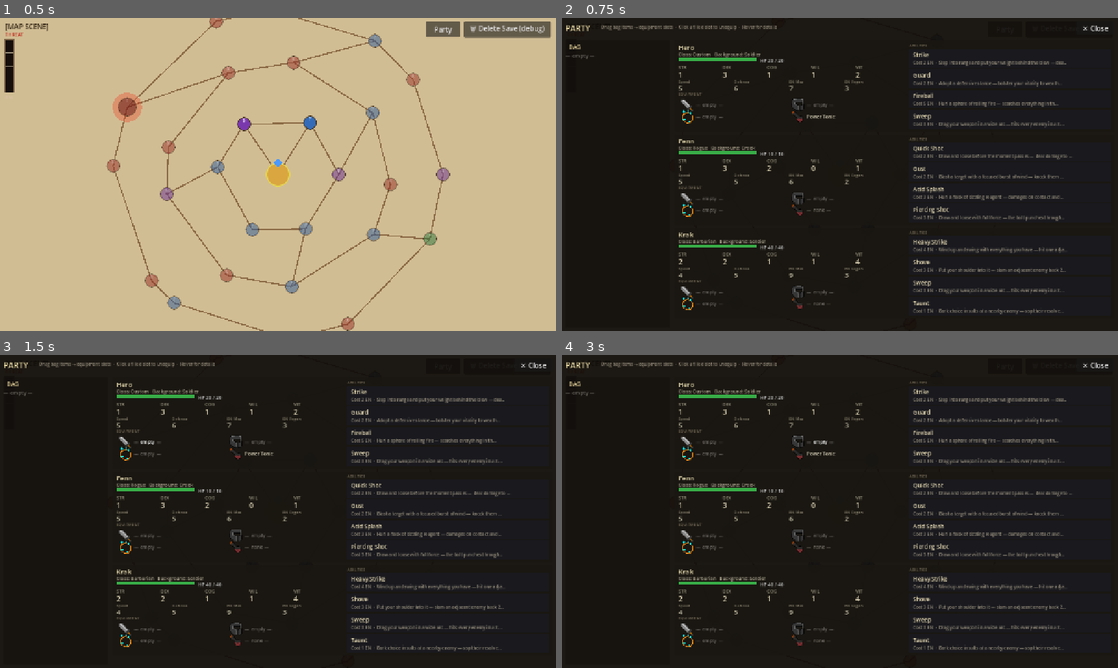
Above: before the commit, frames 1-4 (two rows, left to right).
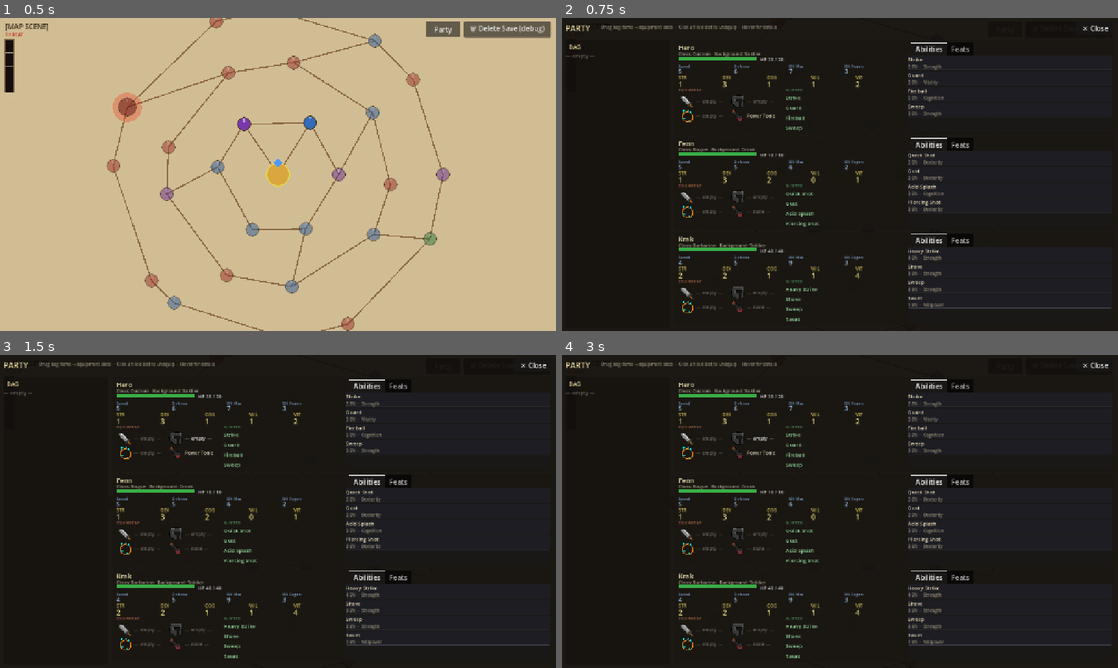
Above: after the commit, the same moments.

Repository: caleb-the-dev/RogueFinder
Game: Godot game, scene res://main.tscn
Two runs of this game, one before a commit and one after it. Both use one fixed random seed, a clock stepped at 60 frames per second and the inputs below.
Inputs:
- Up to frame 1 (0.5 s): no input
- Up to frame 2 (0.75 s): click "Party" at 0.5 s
- Up to frame 3 (1.5 s): click "— empty —" at 1.25 s
- Up to frame 4 (3 s): click "— empty —" at 2 s; click "— empty —" at 2.75 s

Frame 1 is identical in both runs. In frame 2, 7.8% of the frame differs, in the area x 21-99%, y 7-97%; in frame 3, 7.8%; in frame 4, 7.8%.

Commit message:
feat(ui): party sheet layout — blue/yellow/red/green zones + ability pool tabs
Restructures each member card:
- BLUE row: derived stats (Speed, Defense, EN Max, EN Regen) below HP bar
- YELLOW row: base attributes (STR DEX COG WIL VIT) with gold tint
- RED area: equipment 2x2 grid (left half of lower card)
- GREEN area: 4 slotted ability names beside equipment (right half, hover for details)
- PURPLE (right panel): TabContainer with Abilities pool list / Feats placeholder

Co-Authored-By: Claude Sonnet 4.6 <noreply@anthropic.com>

Diff:
--- a/rogue-finder/scripts/party/PartySheet.gd
+++ b/rogue-finder/scripts/party/PartySheet.gd
@@ -3,9 +3,9 @@
 
 ## --- PartySheet ---
 ## Full-screen overlay: LEFT = inventory bag (drag source),
-## MIDDLE = member cards each split stats+gear LEFT / abilities RIGHT.
-## Drag items from bag to slots. Click a filled slot to unequip.
-## Hover any stat, ability, or item for a tooltip description.
+## MIDDLE = member cards (stats left, pool tabs right),
+## Each card: header → HP → BLUE derived → YELLOW attrs → RED equip | GREEN slotted.
+## Purple tab panel on right side: Abilities pool / Feats (placeholder).
 ## Layer 20 — above all other UI.
 
 const VIEWPORT_W:    float = 1280.0
@@ -22,13 +22,13 @@
 const MID_X:         float = LEFT_X + LEFT_W + COL_GAP    ## = 258
 const MID_W:         float = VIEWPORT_W - MID_X - SIDE_M  ## = 1014
 
-## Within each member card: stats+gear left portion, abilities right portion
+## Within each member card: stats+gear left portion, ability pool tabs right portion
 const STATS_BG_W:    float = 530.0
-const ABIL_OFFSET:   float = 534.0   ## x offset within card for ability bg
+const ABIL_OFFSET:   float = 534.0   ## x offset within card for tab panel
 const ABIL_BG_W:     float = MID_W - ABIL_OFFSET  ## = 480
 
-## Member row sizing
-const MEMBER_H:      float = 210.0
+## Member row sizing — must fit 3 cards + 2 gaps in (VIEWPORT_H - CONTENT_TOP)
+const MEMBER_H:      float = 215.0
 const MEMBER_GAP:    float = 5.0
 const CONTENT_TOP:   float = HEADER_H + SIDE_M
 
@@ -255,7 +255,7 @@
 	card_bg.mouse_filter = Control.MOUSE_FILTER_IGNORE
 	parent.add_child(card_bg)
 
-	# Vertical divider between stats and abilities sections
+	# Vertical divider between left stats area and right tab panel
 	var divider := ColorRect.new()
 	divider.color = Color(0.28, 0.24, 0.18, 0.60)
 	divider.position = pos + Vector2(ABIL_OFFSET - 2.0, 4.0)
@@ -264,16 +264,20 @@
 	parent.add_child(divider)
 
 	_build_stats_gear(parent, member, pos, member_idx)
-	_build_abilities_section(parent, member, pos)
+	_build_ability_pool_tabs(parent, member, pos)
 
 ## --- Stats + Gear (left portion of card) ---
+## Layout top-to-bottom:
+##   Header (name, class/bg, HP bar)
+##   BLUE row: derived stats (Speed, Defense, EN Max, EN Regen)
+##   YELLOW row: base attributes (STR DEX COG WIL VIT)
+##   RED + GREEN row: equipment 2×2 grid (left) | 4 slotted abilities (right)
 
 func _build_stats_gear(parent: Control, member: CombatantData, card_pos: Vector2, member_idx: int) -> void:
 	var x: float = card_pos.x + 10.0
 	var inner_w: float = STATS_BG_W - 20.0   ## = 510
 	var y: float = card_pos.y + 5.0
 	var is_dead: bool = member.is_dead
-	var dim: Color = Color(0.55, 0.55, 0.55) if is_dead else Color(1.0, 1.0, 1.0)
 
 	# --- Name ---
 	var name_lbl := Label.new()
@@ -283,7 +287,7 @@
 	name_lbl.add_theme_color_override("font_color",
 		Color(0.72, 0.12, 0.08) if is_dead else Color(0.95, 0.90, 0.72))
 	parent.add_child(name_lbl)
-	y += 19.0
+	y += 18.0
 
 	# --- Class + Background ---
 	var bg_text: String = member.background if member.background != "" else "—"
@@ -291,12 +295,13 @@
 	meta_lbl.text = "Class: %s   Background: %s" % [member.unit_class, bg_text]
 	meta_lbl.position = Vector2(x, y)
 	meta_lbl.add_theme_font_size_override("font_size", 11)
-	meta_lbl.add_theme_color_override("font_color", Color(0.65, 0.62, 0.54).lerp(Color(0.4, 0.4, 0.4), 0.5 if is_dead else 0.0))
+	meta_lbl.add_theme_color_override("font_color",
+		Color(0.65, 0.62, 0.54).lerp(Color(0.4, 0.4, 0.4), 0.5 if is_dead else 0.0))
 	parent.add_child(meta_lbl)
-	y += 15.0
-
-	# --- HP Bar (shorter — 180px) + HP text ---
-	var bar_w: float  = 180.0
+	y += 14.0
+
+	# --- HP Bar (short — 180px) + HP text ---
+	var bar_w: float = 180.0
 	var hp_fill: float = float(member.current_hp) / float(max(member.hp_max, 1))
 	var bar_bg := ColorRect.new()
 	bar_bg.color = Color(0.12, 0.06, 0.06)
@@ -316,11 +321,43 @@
 	hp_lbl.text = "HP %d / %d" % [member.current_hp, member.hp_max]
 	hp_lbl.position = Vector2(x + bar_w + 8.0, y - 1.0)
 	hp_lbl.add_theme_font_size_override("font_size", 11)
-	hp_lbl.add_theme_color_override("font_color", Color(0.75, 0.75, 0.75).lerp(Color(0.4,0.4,0.4), 0.5 if is_dead else 0.0))
+	hp_lbl.add_theme_color_override("font_color",
+		Color(0.75, 0.75, 0.75).lerp(Color(0.4, 0.4, 0.4), 0.5 if is_dead else 0.0))
 	parent.add_child(hp_lbl)
 	y += 14.0
 
-	# --- Base Attributes (5 columns, spread out) ---
+	# --- BLUE: Derived Stats ---
+	var derived_defs: Array = [
+		["Speed",    str(member.speed),        "Speed\nMovement cells per turn.\n= 2 + DEX + gear bonuses"],
+		["Defense",  str(member.defense),      "Defense\nDamage reduction.\n= armor_defense + gear bonuses"],
+		["EN Max",   str(member.energy_max),   "Energy Max\nTotal energy pool.\n= 5 + VIT + gear bonuses"],
+		["EN Regen", str(member.energy_regen), "Energy Regen\nEnergy restored at turn start.\n= 2 + WIL + gear bonuses"],
+	]
+	var dcol_w: float = inner_w / float(derived_defs.size())
+	for i in range(derived_defs.size()):
+		var dd: Array = derived_defs[i]
+		var dx: float = x + float(i) * dcol_w
+		var dlbl := Label.new()
+		dlbl.text = dd[0]
+		dlbl.position = Vector2(dx, y + 1.0)
+		dlbl.add_theme_font_size_override("font_size", 9)
+		dlbl.add_theme_color_override("font_color",
+			Color(0.48, 0.62, 0.80).lerp(Color(0.35, 0.35, 0.35), 0.5 if is_dead else 0.0))
+		dlbl.tooltip_text = dd[2]
+		dlbl.mouse_filter = Control.MOUSE_FILTER_PASS
+		parent.add_child(dlbl)
+		var dval := Label.new()
+		dval.text = dd[1]
+		dval.position = Vector2(dx, y + 11.0)
+		dval.add_theme_font_size_override("font_size", 13)
+		dval.add_theme_color_override("font_color",
+			Color(0.68, 0.84, 1.00).lerp(Color(0.40, 0.40, 0.40), 0.5 if is_dead else 0.0))
+		dval.tooltip_text = dd[2]
+		dval.mouse_filter = Control.MOUSE_FILTER_PASS
+		parent.add_child(dval)
+	y += 26.0
+
+	# --- YELLOW: Base Attributes (5 columns) ---
 	var attr_defs: Array = [
 		["STR", member.strength,  "Strength\nDrives physical power. Used in attack formulas."],
 		["DEX", member.dexterity, "Dexterity\nSpeed = 2 + DEX cells of movement per turn."],
@@ -334,98 +371,83 @@
 		var ax: float = x + float(i) * col_w
 		var abbr := Label.new()
 		abbr.text = ad[0]
-		abbr.position = Vector2(ax, y + 2.0)
+		abbr.position = Vector2(ax, y + 1.0)
 		abbr.add_theme_font_size_override("font_size", 10)
-		abbr.add_theme_color_override("font_color", Color(0.60, 0.58, 0.50).lerp(Color(0.35,0.35,0.35), 0.5 if is_dead else 0.0))
+		abbr.add_theme_color_override("font_color",
+			Color(0.80, 0.72, 0.34).lerp(Color(0.35, 0.35, 0.35), 0.5 if is_dead else 0.0))
 		abbr.tooltip_text = ad[2]
 		abbr.mouse_filter = Control.MOUSE_FILTER_PASS
 		parent.add_child(abbr)
 		var val := Label.new()
 		val.text = str(ad[1])
-		val.position = Vector2(ax, y + 13.0)
-		val.add_theme_font_size_override("font_size", 17)
-		val.add_theme_color_override("font_color", Color(0.92, 0.88, 0.75).lerp(Color(0.45,0.45,0.45), 0.5 if is_dead else 0.0))
+		val.position = Vector2(ax, y + 12.0)
+		val.add_theme_font_size_override("font_size", 16)
+		val.add_theme_color_override("font_color",
+			Color(0.98, 0.92, 0.52).lerp(Color(0.45, 0.45, 0.45), 0.5 if is_dead else 0.0))
 		val.tooltip_text = ad[2]
 		val.mouse_filter = Control.MOUSE_FILTER_PASS
 		parent.add_child(val)
-	y += 33.0
-
-	# --- Derived Stats (4 cols — no HP Max, no Attack) ---
-	var derived_defs: Array = [
-		["Speed",    str(member.speed),       "Speed\nMovement cells per turn.\n= 2 + DEX + gear bonuses"],
-		["Defense",  str(member.defense),     "Defense\nDamage reduction.\n= armor_defense + gear bonuses"],
-		["EN Max",   str(member.energy_max),  "Energy Max\nTotal energy pool.\n= 5 + VIT + gear bonuses"],
-		["EN Regen", str(member.energy_regen),"Energy Regen\nEnergy restored at turn start.\n= 2 + WIL + gear bonuses"],
-	]
-	var dcol_w: float = inner_w / float(derived_defs.size())
-	for i in range(derived_defs.size()):
-		var dd: Array = derived_defs[i]
-		var dx: float = x + float(i) * dcol_w
-		var dlbl := Label.new()
-		dlbl.text = dd[0]
-		dlbl.position = Vector2(dx, y + 2.0)
-		dlbl.add_theme_font_size_override("font_size", 9)
-		dlbl.add_theme_color_override("font_color", Color(0.55, 0.52, 0.44).lerp(Color(0.35,0.35,0.35), 0.5 if is_dead else 0.0))
-		dlbl.tooltip_text = dd[2]
-		dlbl.mouse_filter = Control.MOUSE_FILTER_PASS
-		parent.add_child(dlbl)
-		var dval := Label.new()
-		dval.text = dd[1]
-		dval.position = Vector2(dx, y + 12.0)
-		dval.add_theme_font_size_override("font_size", 15)
-		dval.add_theme_color_override("font_color", Color(0.80, 0.78, 0.68).lerp(Color(0.40,0.40,0.40), 0.5 if is_dead else 0.0))
-		dval.tooltip_text = dd[2]
-		dval.mouse_filter = Control.MOUSE_FILTER_PASS
-		parent.add_child(dval)
 	y += 30.0
 
-	# --- Equipment section header ---
+	# --- RED Equipment + GREEN Slotted Abilities side by side ---
+	var equip_w: float  = inner_w * 0.46   ## ~234 px for equipment
+	var section_gap: float = 12.0
+	var abil_x: float   = x + equip_w + section_gap
+	var abil_w: float   = inner_w - equip_w - section_gap  ## remaining for slotted abilities
+
+	# Section headers
 	var eq_hdr := Label.new()
 	eq_hdr.text = "EQUIPMENT"
 	eq_hdr.position = Vector2(x, y)
 	eq_hdr.add_theme_font_size_override("font_size", 9)
-	eq_hdr.add_theme_color_override("font_color", Color(0.48, 0.44, 0.36))
+	eq_hdr.add_theme_color_override("font_color", Color(0.65, 0.40, 0.28))
 	parent.add_child(eq_hdr)
-	y += 12.0
-
-	# --- Equipment 2×2 grid (icon + name, no description) ---
+
+	var ab_hdr := Label.new()
+	ab_hdr.text = "SLOTTED"
+	ab_hdr.position = Vector2(abil_x, y)
+	ab_hdr.add_theme_font_size_override("font_size", 9)
+	ab_hdr.add_theme_color_override("font_color", Color(0.32, 0.60, 0.38))
+	parent.add_child(ab_hdr)
+	y += 13.0
+
+	# Equipment 2×2 grid — second row has a slightly wider gap for breathing room
 	var slot_defs: Array = [
-		[ICON_WEAPON,    member.weapon,    "weapon",    EquipmentData.Slot.WEAPON,    "WEAPON",    0],
-		[ICON_ARMOR,     member.armor,     "armor",     EquipmentData.Slot.ARMOR,     "ARMOR",     1],
-		[ICON_ACCESSORY, member.accessory, "accessory", EquipmentData.Slot.ACCESSORY, "ACCESSORY", 0],
-		[ICON_CONSUMABLE,null,             "consumable",SLOT_CONSUMABLE,              "CONSUMABLE",1],
+		[ICON_WEAPON,    member.weapon,    "weapon",    EquipmentData.Slot.WEAPON,    "WEAPON"],
+		[ICON_ARMOR,     member.armor,     "armor",     EquipmentData.Slot.ARMOR,     "ARMOR"],
+		[ICON_ACCESSORY, member.accessory, "accessory", EquipmentData.Slot.ACCESSORY, "ACCESSORY"],
+		[ICON_CONSUMABLE,null,             "consumable",SLOT_CONSUMABLE,              "CONSUMABLE"],
 	]
-	var cell_w: float = inner_w * 0.5   ## two columns
-	var row_h: float  = 24.0
-	var row_y_offsets: Array = [0.0, 0.0, row_h + 3.0, row_h + 3.0]
-	var row_x_offsets: Array = [0.0, cell_w, 0.0, cell_w]
+	var cell_w: float   = equip_w * 0.5
+	var row_h: float    = 26.0
+	var row2_gap: float = 7.0   ## extra gap before second equipment row
+	var eq_row_y: Array = [0.0, 0.0, row_h + row2_gap, row_h + row2_gap]
+	var eq_col_x: Array = [0.0, cell_w, 0.0, cell_w]
 
 	for i in range(slot_defs.size()):
-		var sd: Array     = slot_defs[i]
+		var sd: Array         = slot_defs[i]
 		var icon_path: String = sd[0]
 		var eq: EquipmentData = sd[1]
 		var slot_field: String = sd[2]
-		var slot_type: int = sd[3]
+		var slot_type: int    = sd[3]
 		var slot_label: String = sd[4]
 
-		var bx: float = x + row_x_offsets[i]
-		var by: float = y + row_y_offsets[i]
+		var bx: float = x + eq_col_x[i]
+		var by: float = y + eq_row_y[i]
 
 		var slot_btn := Button.new()
 		slot_btn.flat = true
 		slot_btn.position = Vector2(bx, by)
-		slot_btn.size = Vector2(cell_w - 4.0, row_h)
+		slot_btn.size = Vector2(cell_w - 2.0, row_h)
 		slot_btn.alignment = HORIZONTAL_ALIGNMENT_LEFT
 		slot_btn.add_theme_font_size_override("font_size", 11)
 
-		# Icon
 		var icon_tex: Texture2D = load(icon_path) as Texture2D
 		if icon_tex != null:
 			slot_btn.icon = icon_tex
 		slot_btn.icon_alignment = HORIZONTAL_ALIGNMENT_LEFT
 		slot_btn.expand_icon = false
 
-		# Text + tooltip
 		if slot_type == SLOT_CONSUMABLE:
 			if member.consumable != "":
 				var cd: ConsumableData = ConsumableLibrary.get_consumable(member.consumable)
@@ -448,7 +470,6 @@
 				slot_label.to_lower(), slot_label.to_lower()]
 			slot_btn.add_theme_color_override("font_color", Color(0.42, 0.40, 0.38))
 
-		# Click to unequip
 		if not is_dead:
 			if slot_type == SLOT_CONSUMABLE and member.consumable != "":
 				var mi: int = member_idx
@@ -457,7 +478,6 @@
 				var mi: int = member_idx; var sf: String = slot_field
 				slot_btn.pressed.connect(func(): _unequip_item(mi, sf))
 
-		# Drop target
 		var st: int = slot_type; var mi: int = member_idx; var sf: String = slot_field
 		slot_btn.set_drag_forwarding(
 			Callable(),
@@ -472,68 +492,114 @@
 
 		parent.add_child(slot_btn)
 
-## --- Abilities Section (right portion of card) ---
-
-func _build_abilities_section(parent: Control, member: CombatantData, card_pos: Vector2) -> void:
-	var ax: float = card_pos.x + ABIL_OFFSET + 8.0
-	var aw: float = ABIL_BG_W - 16.0   ## inner width
-	var y: float  = card_pos.y + 5.0
-	var is_dead: bool = member.is_dead
-
-	var hdr := Label.new()
-	hdr.text = "ABILITIES"
-	hdr.position = Vector2(ax, y)
-	hdr.add_theme_font_size_override("font_size", 9)
-	hdr.add_theme_color_override("font_color", Color(0.48, 0.44, 0.36))
-	parent.add_child(hdr)
-	y += 14.0
-
-	var slot_h: float = 43.0
-	var gap: float = 4.0
-
-	for ability_id: String in member.abilities:
-		var slot_bg := ColorRect.new()
-		slot_bg.position = Vector2(ax, y)
-		slot_bg.size = Vector2(aw, slot_h)
-		slot_bg.mouse_filter = Control.MOUSE_FILTER_IGNORE
-		slot_bg.color = Color(0.10, 0.10, 0.12) if ability_id != "" else Color(0.07, 0.07, 0.07)
-		parent.add_child(slot_bg)
+	# Slotted abilities (GREEN) — 4 named slots beside the equipment grid
+	var ab_slot_h: float  = 20.0
+	var ab_slot_gap: float = 3.0
+	for j in range(member.abilities.size()):
+		var ability_id: String = member.abilities[j]
+		var aby: float = y + float(j) * (ab_slot_h + ab_slot_gap)
 
 		if ability_id == "":
-			var empty := Label.new()
-			empty.text = "— empty slot —"
-			empty.position = Vector2(ax + 8.0, y + 15.0)
-			empty.add_theme_font_size_override("font_size", 11)
-			empty.add_theme_color_override("font_color", Color(0.35, 0.34, 0.32))
-			parent.add_child(empty)
+			var empty_lbl := Label.new()
+			empty_lbl.text = "— empty —"
+			empty_lbl.position = Vector2(abil_x, aby + 3.0)
+			empty_lbl.add_theme_font_size_override("font_size", 11)
+			empty_lbl.add_theme_color_override("font_color", Color(0.35, 0.40, 0.35))
+			parent.add_child(empty_lbl)
 		else:
 			var ab: AbilityData = AbilityLibrary.get_ability(ability_id)
 			var tip: String = "%s\nCost: %d Energy\nAttribute: %s\n\n%s" % [
-				ab.ability_name, ab.energy_cost,
-				_attr_name(ab.attribute), ab.description
+				ab.ability_name, ab.energy_cost, _attr_name(ab.attribute), ab.description
 			]
+			var ab_lbl := Label.new()
+			ab_lbl.text = ab.ability_name
+			ab_lbl.position = Vector2(abil_x, aby + 3.0)
+			ab_lbl.custom_minimum_size = Vector2(abil_w, 0.0)
+			ab_lbl.add_theme_font_size_override("font_size", 12)
+			ab_lbl.add_theme_color_override("font_color",
+				Color(0.42, 0.50, 0.42) if is_dead else Color(0.58, 0.85, 0.62))
+			ab_lbl.tooltip_text = tip
+			ab_lbl.mouse_filter = Control.MOUSE_FILTER_PASS
+			parent.add_child(ab_lbl)
+
+## --- Ability Pool Tabs (right portion of card) ---
+## Tab 1 "Abilities": scrollable list of all abilities in member.ability_pool.
+## Tab 2 "Feats": placeholder — not yet implemented.
+
+func _build_ability_pool_tabs(parent: Control, member: CombatantData, card_pos: Vector2) -> void:
+	var tabs := TabContainer.new()
+	tabs.position = Vector2(card_pos.x + ABIL_OFFSET + 4.0, card_pos.y + 4.0)
+	tabs.size = Vector2(ABIL_BG_W - 8.0, MEMBER_H - 8.0)
+	if member.is_dead:
+		tabs.modulate = Color(0.55, 0.55, 0.55)
+	parent.add_child(tabs)
+
+	# --- Abilities tab: full ability pool ---
+	var abil_scroll := ScrollContainer.new()
+	abil_scroll.name = "Abilities"
+	abil_scroll.horizontal_scroll_mode = ScrollContainer.SCROLL_MODE_DISABLED
+	abil_scroll.vertical_scroll_mode = ScrollContainer.SCROLL_MODE_AUTO
+	tabs.add_child(abil_scroll)
+
+	var abil_vbox := VBoxContainer.new()
+	abil_vbox.size_flags_horizontal = Control.SIZE_EXPAND_FILL
+	abil_vbox.add_theme_constant_override("separation", 3)
+	abil_scroll.add_child(abil_vbox)
+
+	if member.ability_pool.is_empty():
+		var placeholder := Label.new()
+		placeholder.text = "No abilities in pool."
+		placeholder.add_theme_font_size_override("font_size", 11)
+		placeholder.add_theme_color_override("font_color", Color(0.45, 0.43, 0.40))
+		abil_vbox.add_child(placeholder)
+	else:
+		for ab_id: String in member.ability_pool:
+			var ab: AbilityData = AbilityLibrary.get_ability(ab_id)
+			var tip: String = "%s\nCost: %d Energy\nAttribute: %s\n\n%s" % [
+				ab.ability_name, ab.energy_cost, _attr_name(ab.attribute), ab.description
+			]
+
+			var ab_pnl := PanelContainer.new()
+			var sbox := StyleBoxFlat.new()
+			sbox.bg_color = Color(0.12, 0.12, 0.15, 0.80)
+			sbox.border_width_bottom = 1
+			sbox.border_color = Color(0.25, 0.25, 0.30, 0.60)
+			sbox.set_corner_radius_all(2)
+			ab_pnl.add_theme_stylebox_override("panel", sbox)
+			ab_pnl.tooltip_text = tip
+			abil_vbox.add_child(ab_pnl)
+
+			var inner := VBoxContainer.new()
+			inner.add_theme_constant_override("separation", 1)
+			ab_pnl.add_child(inner)
 
 			var ab_name := Label.new()
 			ab_name.text = ab.ability_name
-			ab_name.position = Vector2(ax + 8.0, y + 5.0)
-			ab_name.add_theme_font_size_override("font_size", 13)
-			ab_name.add_theme_color_override("font_color",
-				Color(0.50, 0.50, 0.50) if is_dead else Color(0.90, 0.85, 0.70))
+			ab_name.add_theme_font_size_override("font_size", 12)
+			ab_name.add_theme_color_override("font_color", Color(0.90, 0.86, 0.72))
 			ab_name.tooltip_text = tip
-			ab_name.mouse_filter = Control.MOUSE_FILTER_PASS
-			parent.add_child(ab_name)
-
-			var cost_lbl := Label.new()
-			cost_lbl.text = "Cost %d EN  ·  %s" % [ab.energy_cost, _truncate(ab.description, 58)]
-			cost_lbl.position = Vector2(ax + 8.0, y + 25.0)
-			cost_lbl.add_theme_font_size_override("font_size", 10)
-			cost_lbl.add_theme_color_override("font_color",
-				Color(0.40, 0.40, 0.40) if is_dead else Color(0.58, 0.55, 0.48))
-			cost_lbl.tooltip_text = tip
-			cost_lbl.mouse_filter = Control.MOUSE_FILTER_PASS
-			parent.add_child(cost_lbl)
-
-		y += slot_h + gap
+			ab_name.mouse_filter = Control.MOUSE_FILTER_IGNORE
+			inner.add_child(ab_name)
+
+			var ab_sub := Label.new()
+			ab_sub.text = "%d EN  ·  %s" % [ab.energy_cost, _attr_name(ab.attribute)]
+			ab_sub.add_theme_font_size_override("font_size", 10)
+			ab_sub.add_theme_color_override("font_color", Color(0.55, 0.52, 0.44))
+			ab_sub.tooltip_text = tip
+			ab_sub.mouse_filter = Control.MOUSE_FILTER_IGNORE
+			inner.add_child(ab_sub)
+
+	# --- Feats tab: placeholder ---
+	var feats_panel := Control.new()
+	feats_panel.name = "Feats"
+	tabs.add_child(feats_panel)
+
+	var feats_lbl := Label.new()
+	feats_lbl.text = "Feats coming soon."
+	feats_lbl.add_theme_font_size_override("font_size", 12)
+	feats_lbl.add_theme_color_override("font_color", Color(0.45, 0.43, 0.40))
+	feats_lbl.position = Vector2(12.0, 12.0)
+	feats_panel.add_child(feats_lbl)
 
 ## --- Drag-and-Drop Logic ---
 
